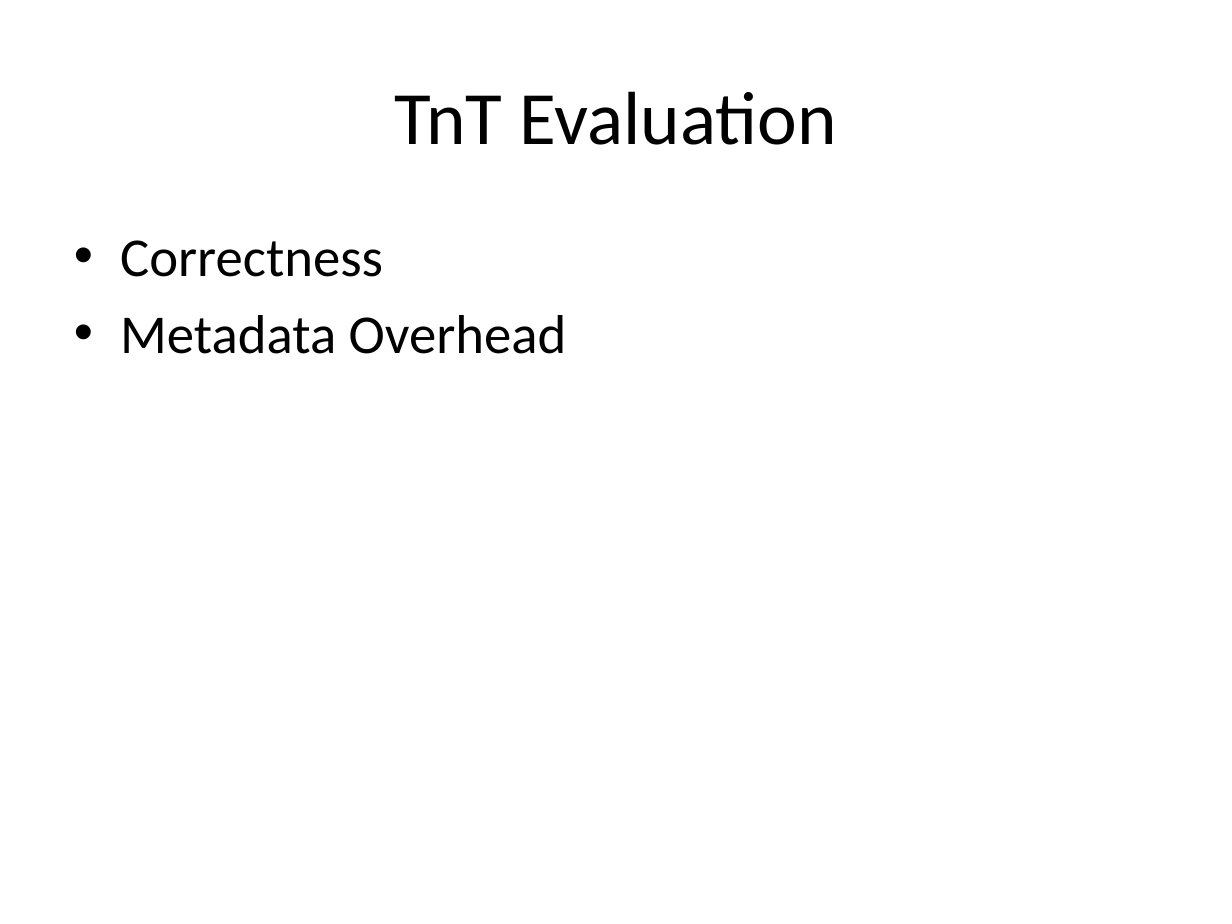
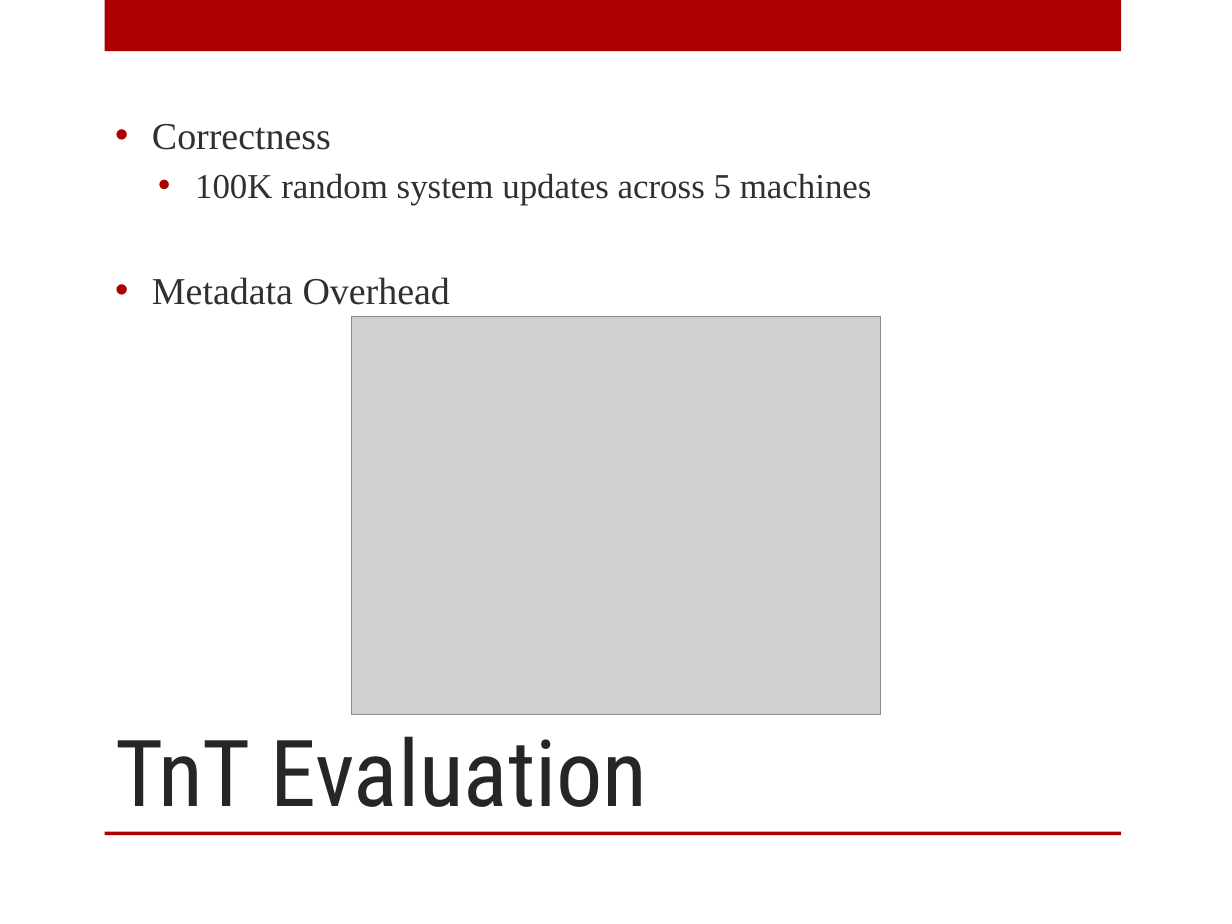
Before and after one commit to jnhnum1/fss, a slide deck: slide 5 of Report/Slides_v1.pptx (slide 6 before the commit). Drawn at 1232x924 pixels with LibreOffice and Linux fonts; fonts in the diff are those of the drawing; grey boxes stand for pictures; background and template pictures are left out. Boxes give left, top, right and bottom in pixels: in the first picture for what was removed or moved away, otherwise in the second. Text is boxed around its words. In the diff, an @@ line names an element or a change of style, - is before the commit and + after.

```diff
--- a/Report/Slides_v1.pptx
+++ b/Report/Slides_v1.pptx
@@ rectangle added at (105,0,1121,52), fill #AD0101 @@
@@ text "Correctness": place and size @@
-text "Correctness" at (120,240,567,354)
+text "Correctness" at (152,124,872,305)
@@ text "Correctness" at (152,124,872,305): vertical alignment top to middle @@
@@ text at (152,124,450,305): size 32 to 22.2 pt, font Calibri to Times New Roman, text colour #000000 to #303030 in "Correctness", "Metadata Overhead"; indent changed; less space between paragraphs @@
@@ text at (195,173,872,206): paragraph added @@
+  • 100K random system updates across 5 machines
@@ picture added at (351,317,881,715) @@
@@ title "TnT Evaluation": place and size @@
-title "TnT Evaluation" at (394,91,837,145)
+title "TnT Evaluation" at (115,736,647,807)
@@ title "TnT Evaluation" at (115,736,647,807): size 44 to 54 pt, font Calibri to Roboto Condensed, text colour #000000 to #262626; alignment centre to left; vertical alignment middle to bottom @@
@@ rectangle added at (105,832,1121,835), fill #AD0101 @@
```
Also in this commit, not shown: 2 other slides changed, 2 slides added, 3 slides removed.
